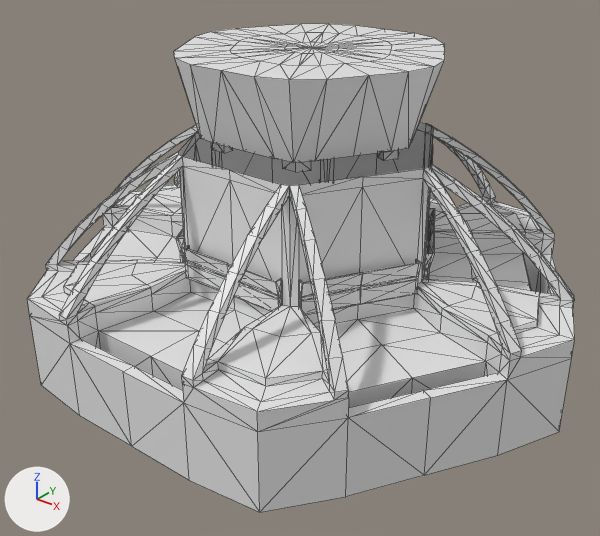
The glTF model Models/CoinPusher/CoinPusher.gltf, before and after one commit.
Before and after are seen from a camera (50 mm lens) standing at (37.6, -48.4, 29.7) and looking at (0.8, -2.3, 1.1). Arrows for +X, +Y and +Z are at lower left; the lights stay in place. Mesh edges are drawn as thin lines. Vertices at the same position are counted once.

The first picture shows 'Machine'.
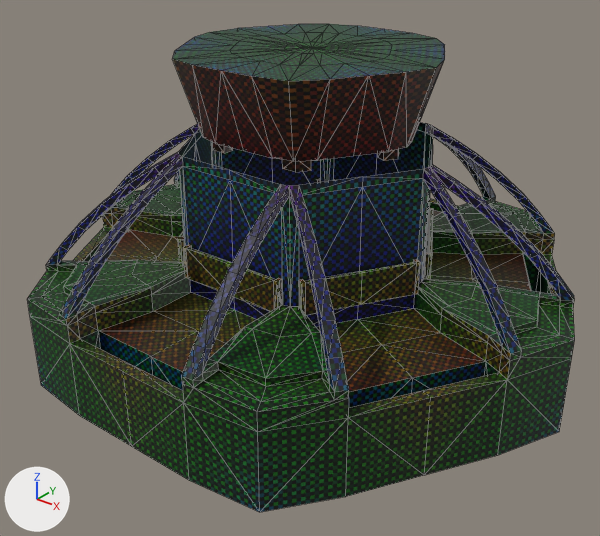
Diff of the bpy script that builds the scene:
```diff
--- a/Models/CoinPusher/CoinPusher.gltf.py
+++ b/Models/CoinPusher/CoinPusher.gltf.py
@@ img_coinpusher @@
+img_coinpusher = load_image('CoinPusher', 'CoinPusher.png', 96, 96, 'sRGB')
@@ mat_pusher @@
+mat_pusher = principled_material('Pusher')
+mat_pusher.texture = img_coinpusher
@@ me_circle_001 @@
 # used by ob_machine; location = (0.0, 0.0, 0.0)
-me_circle_001.from_pydata(...)  # 1172 vertices, 2304 faces; spans x -22.1..22.1, y -19.8..19.8, z -6.0..17.7
+me_circle_001.from_pydata(...)  # 1100 vertices, 2136 faces; spans x -22.1..22.1, y -19.8..19.8, z -6.0..17.7
+# me_circle_001 part 1: 156 vertices moved from x -15.3..15.3, y -14.4..14.4, z 6.7..17.7 to x -15.3..15.3, y -14.5..14.5, z 6.6..17.7; 230 vertices removed from x -10.8..10.8, y -9.8..9.8, z 1.4..4.0; 158 vertices added at x -10.6..10.6, y -9.6..9.6, z 1.5..4.0
+# me_circle_001 part 2: 1824 faces spanning x -22.1..22.1, y -19.8..19.8, z -6.0..17.7 switch from no material to mat_pusher (picture img_coinpusher)
```

What differs and where, as boxes (x1, y1, x2, y2) in the pictures (600 x 536 px; the box of a moved part takes in the faces that stretch with it):
part 1 of me_circle_001, moved or reshaped
    both: (86, 24, 528, 319)
part 2 of me_circle_001, recoloured
    both: (27, 32, 575, 512)
